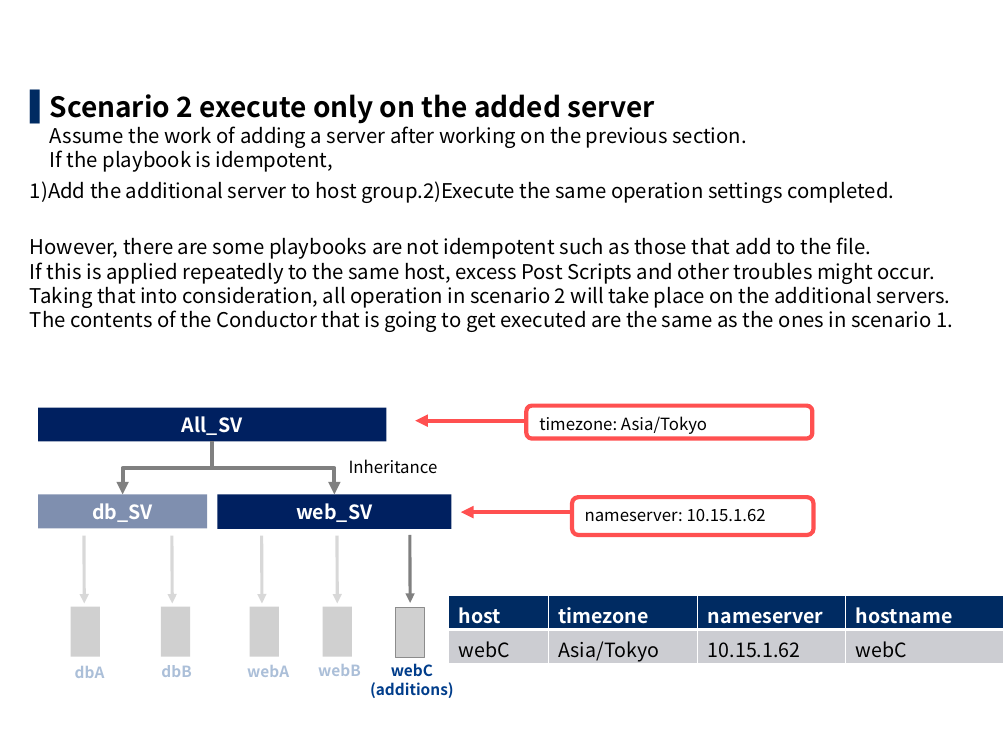
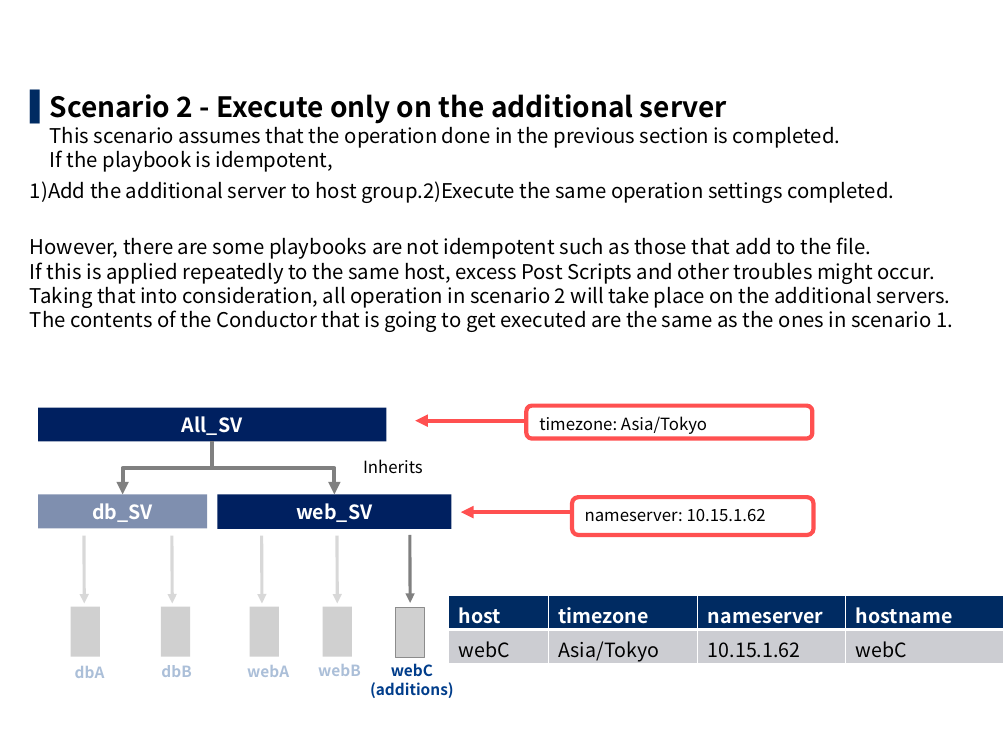
Before and after one commit to exastro-suite/it-automation-docs, a slide deck: slide 7 of asset/Learn/ITA-hg-ps_practice_en.pptx. Drawn at 1008x756 pixels with LibreOffice and Linux fonts; fonts in the diff are those of the drawing; grey boxes stand for pictures; background and template pictures are left out. Boxes give left, top, right and bottom in pixels: in the first picture for what was removed or moved away, otherwise in the second. Text is boxed around its words. In the diff, an @@ line names an element or a change of style, - is before the commit and + after.

```diff
--- a/asset/Learn/ITA-hg-ps_practice_en.pptx
+++ b/asset/Learn/ITA-hg-ps_practice_en.pptx
@@ text at box(50, 94, 840, 172): text changed @@
-▌ Scenario 2 execute only on the added server
-  Assume the work of adding a server after working on the previous section.
-  If the playbook is idempotent,
+▌ Scenario 2 - Execute only on the additional server
+  This scenario assumes that the operation done in the previous section is completed.
+  If the playbook is idempotent,
@@ text at box(363, 459, 423, 474): text changed @@
-Inheritance
+Inherits
```
Also in this commit, not shown: 29 other slides changed, 2 slides added, 3 slides removed, 5 other files.
